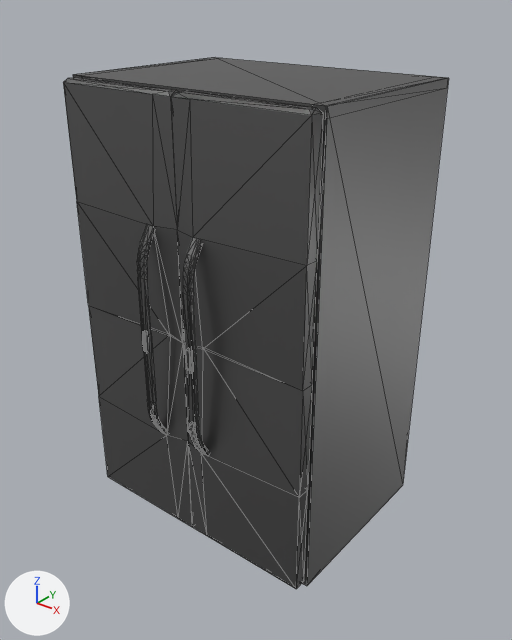
The glTF model public/objects/fridge.gltf: old version first, new version second.
Rendered twice from a 50 mm lens placed at (4.24, -5.11, 3.18), pointed at (0.1, 0.06, -0.02). Every picture has the same lights, and +X, +Y and +Z are marked at lower left. Mesh edges are drawn as thin lines. Where no turn or scale is listed for an object, it has been applied to the vertices.

Names of what the first picture shows: 'ceiling', 'left', 'right', 'rightWall'.
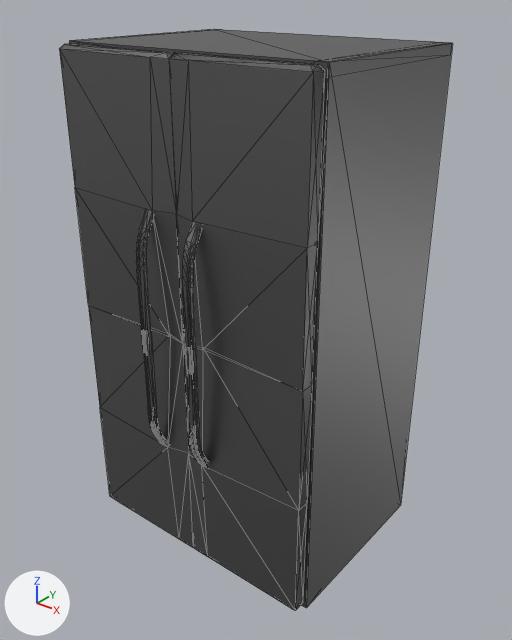
Changed parts and their boxes [x1, y1, x2, y2] in the pictures (512 x 640 px):
'right', moved, rescaled (12% taller): before [171, 91, 323, 589]; after [169, 53, 324, 611]
'rightWall', moved, rescaled (11% taller): before [302, 78, 449, 586]; after [301, 44, 453, 608]
'left', rescaled (12% taller): before [63, 77, 192, 527]; after [59, 43, 193, 547]
'ceiling', moved: before [73, 57, 448, 119]; after [70, 29, 452, 78]

The change in detail:
Object 'leftWall' (ob_leftwall) is rescaled from (1.0, 1.17, 1.0) to (1.13, 1.17, 1.0).
Object 'rightWall' (ob_rightwall) moves from (1.35, 0.21, 0.07) to (1.35, 0.21, 0.06).
Object 'rightWall' (ob_rightwall) is rescaled from (1.0, 1.17, 1.03) to (1.13, 1.17, 1.03).
Object 'ceiling' (ob_ceiling) moves from (0.01, 0.21, 2.31) to (0.01, 0.21, 2.6).
Object 'left' (ob_left) is rescaled from (-1.98, -0.359, -1.5) to (-2.23, -0.359, -1.5).
Object 'right' (ob_right) is rescaled from (-1.98, -0.359, -1.5) to (-2.23, -0.359, -1.5).
